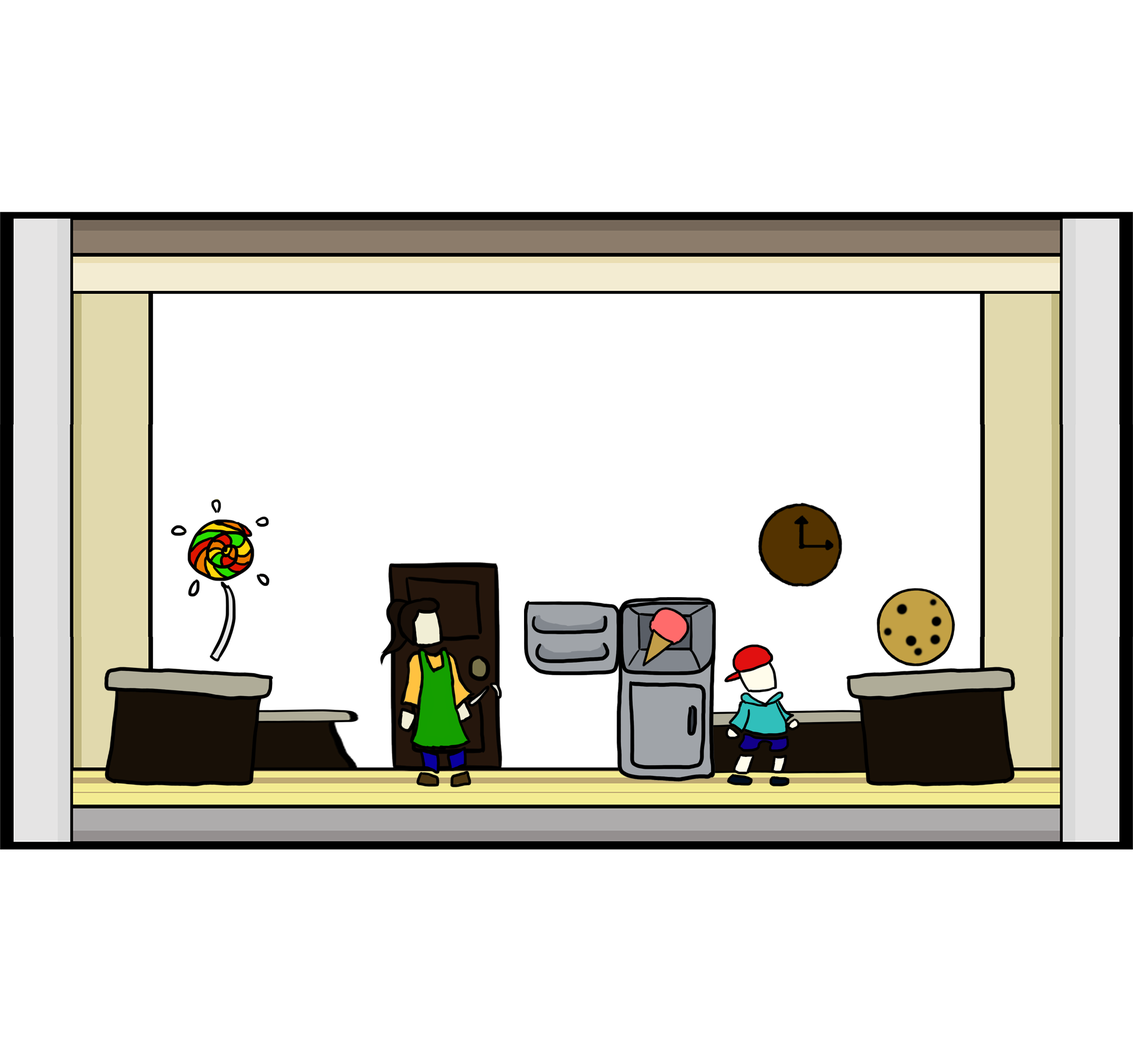
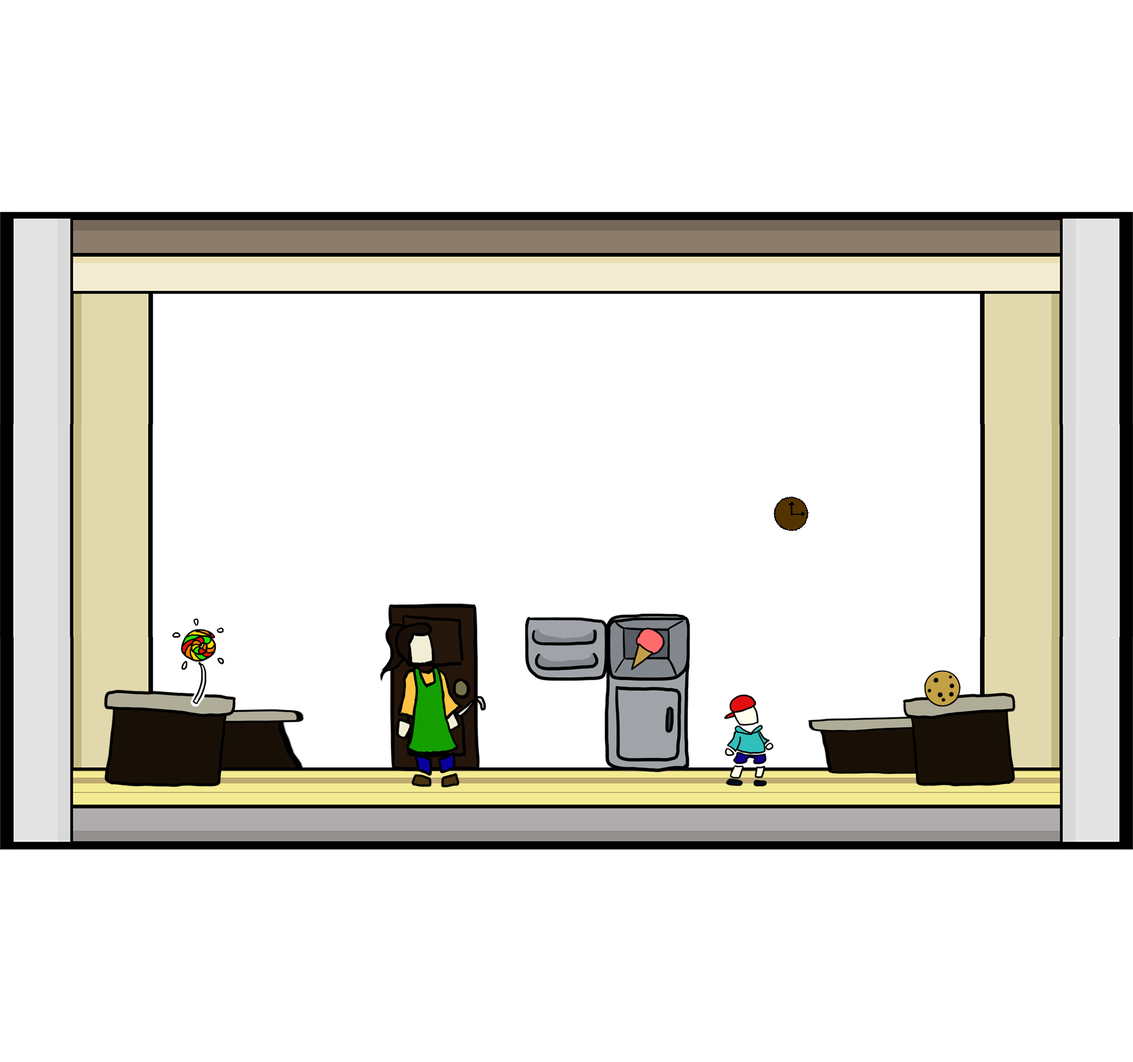
Layers edited between the first and the second 1133 × 1062 image:
"Layer 11": blend normal → dissolve, painted on it over bbox(757, 496, 843, 588)
painted on "Layer 8" over bbox(380, 597, 503, 789)
painted on "Layer 9" over bbox(388, 562, 503, 772)
painted on "Layer 4" over bbox(724, 644, 801, 787)
painted on "Layer 7" over bbox(630, 606, 690, 671)
painted on "Layer 6" over bbox(523, 597, 716, 782)
painted on "Layer 3" over bbox(876, 587, 961, 707)
painted on "Layer 2" over bbox(166, 498, 274, 707)
painted on "Layer 1 copy" over bbox(103, 666, 274, 788)
painted on "Layer 1" over bbox(846, 666, 1016, 787)
painted on "Layer 1 copy 2" over bbox(620, 709, 981, 775)
painted on "Layer 1 copy 3" over bbox(104, 709, 360, 774)
